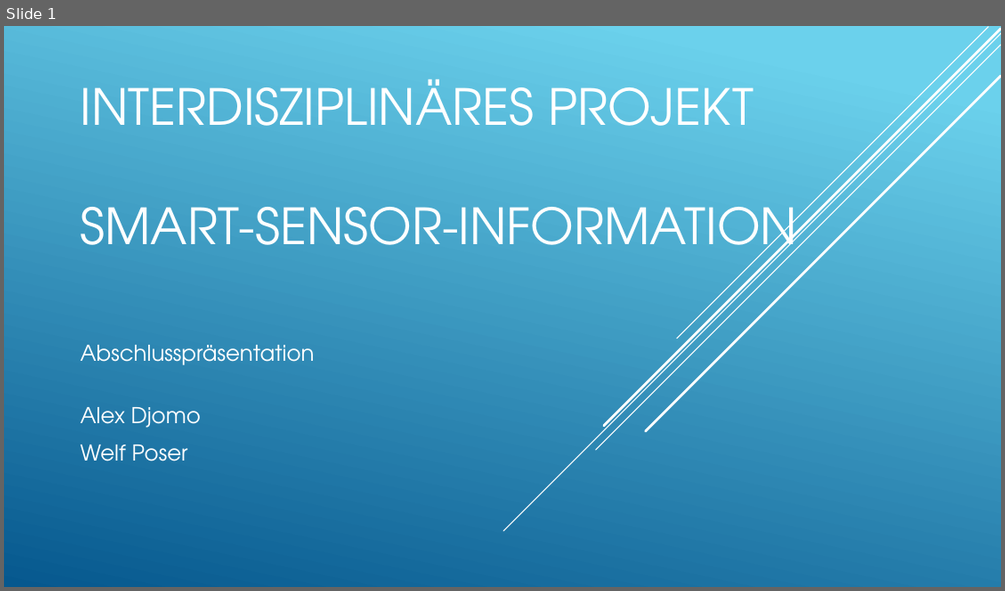
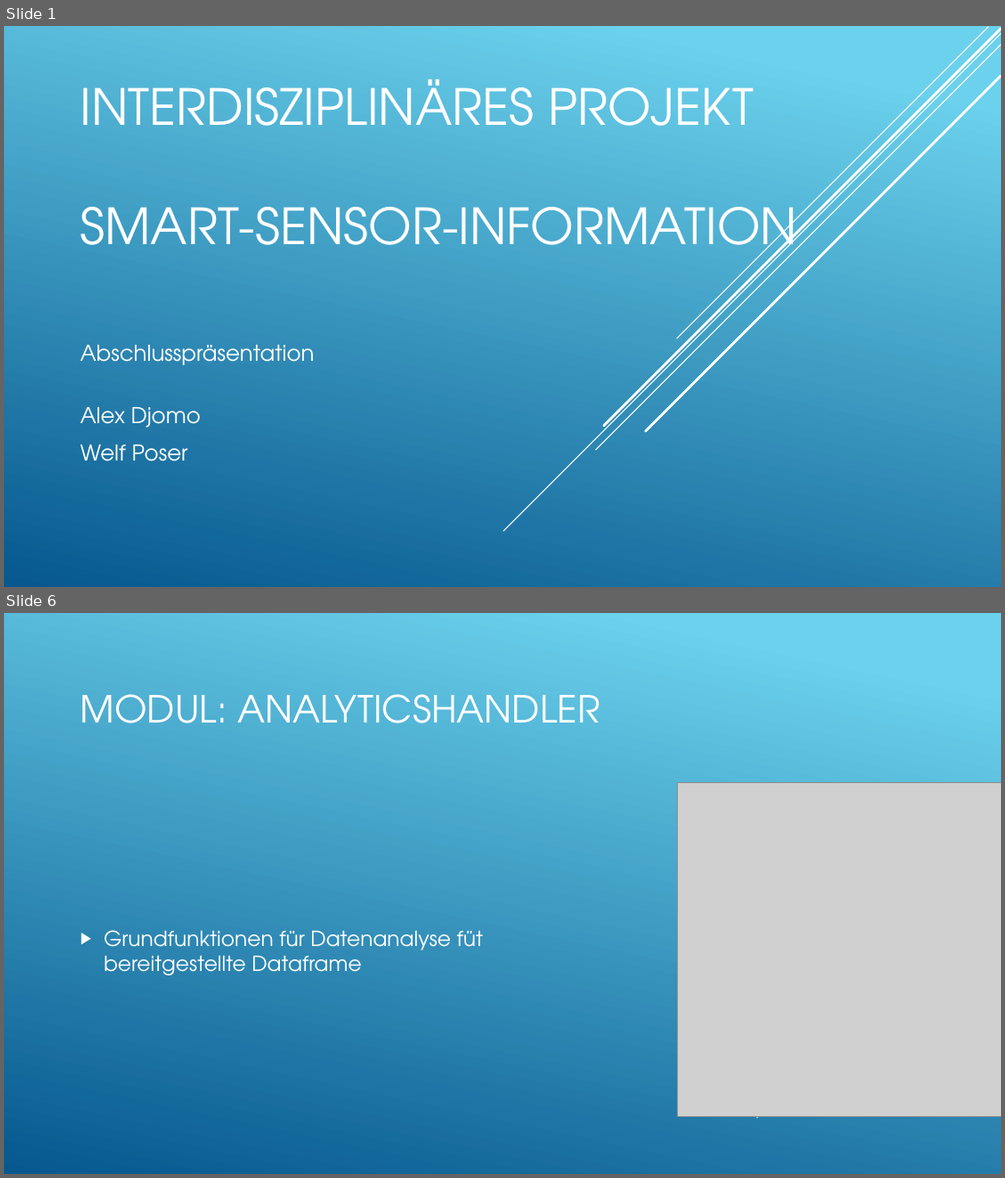
Before and after one commit to Dragnee1Natsu/Air-q-Projekt, a slide deck: Abschlusspräsentation.pptx. Shown one above the other, each under a label of ours: slide 1 before the commit, slides 1 and 6 after it; the slides between them are not shown. The pictures are 1005x591 and 1005x1178 pixels, drawn with LibreOffice and Linux fonts; fonts in the diff are those of the drawing; grey boxes stand for pictures. Boxes give left, top, right and bottom in pixels: in the first picture for what was removed or moved away, otherwise in the second. Text is boxed around its words. In the diff, an @@ line names an element or a change of style, - is before the commit and + after.

```diff
--- a/Abschlusspräsentation.pptx
+++ b/Abschlusspräsentation.pptx
@@ slide 6 added at (4, 613, 1001, 1174), background gradient #6ED2EB to #06588E @@
@@ title added at (81, 694, 599, 723), 36 pt, text #FFFFFF @@
+MODUL: ANALYTICSHANDLER
@@ picture added at (677, 783, 1001, 1116) @@
@@ line added from (1001, 874) to (757, 1118), #FFFFFF 0.75 pt @@
@@ text added at (104, 930, 483, 975), 20 pt, text #FFFFFF @@
+▶ Grundfunktionen für Datenanalyse füt bereitgestellte Dataframe
```
Also in this commit, not shown: 4 slides changed, 25 other slides added, 3 slides removed.
